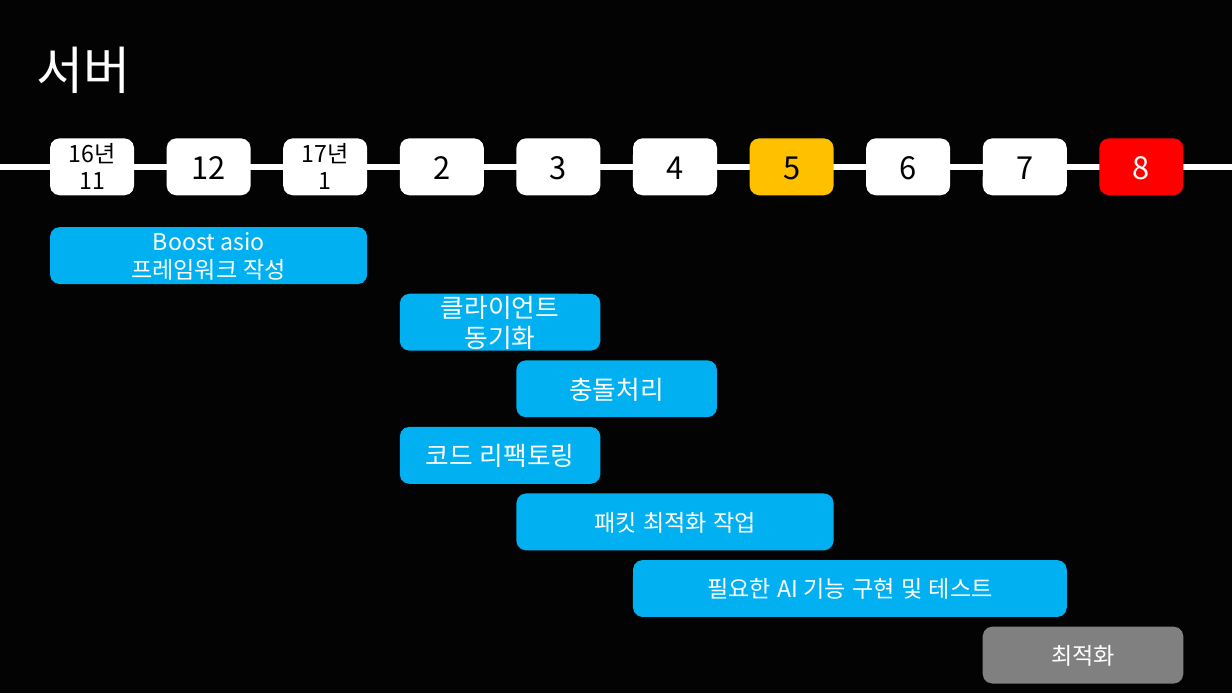
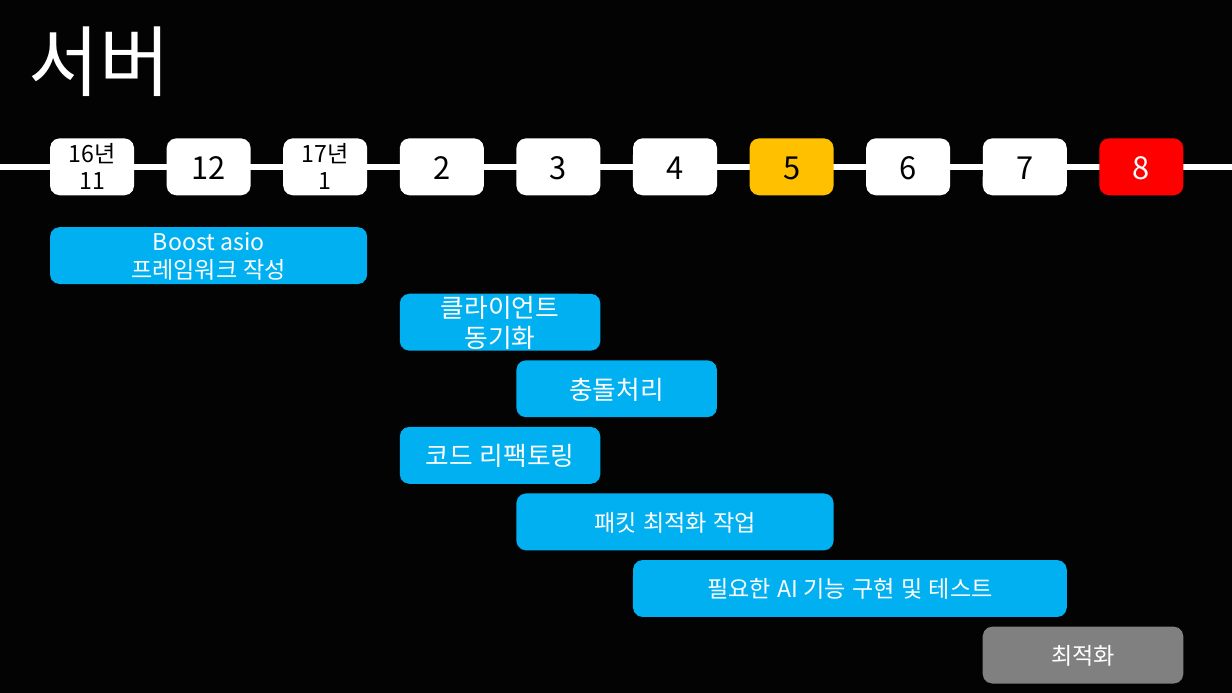
Before and after one commit to korleinster/gamebusdriver, a slide deck: slide 16 of documents/중간발표/노루막이_김형준_신창섭_홍승필_허지훈.pptx (slide 12 before the commit). Drawn at 1232x693 pixels with LibreOffice and Linux fonts; fonts in the diff are those of the drawing; background and template pictures are left out. Boxes give left, top, right and bottom in pixels: in the first picture for what was removed or moved away, otherwise in the second. Text is boxed around its words. In the diff, an @@ line names an element or a change of style, - is before the commit and + after.

```diff
--- a/documents/중간발표/노루막이_김형준_신창섭_홍승필_허지훈.pptx
+++ b/documents/중간발표/노루막이_김형준_신창섭_홍승필_허지훈.pptx
@@ text "서버": place and size @@
-text "서버" at [36,46,130,93]
+text "서버" at [29,26,171,96]
@@ text "서버" at [29,26,171,96]: size 40 to 60 pt @@
```
Also in this commit, not shown: 13 other slides changed, 5 slides added, 1 slide removed, 2 other files.
